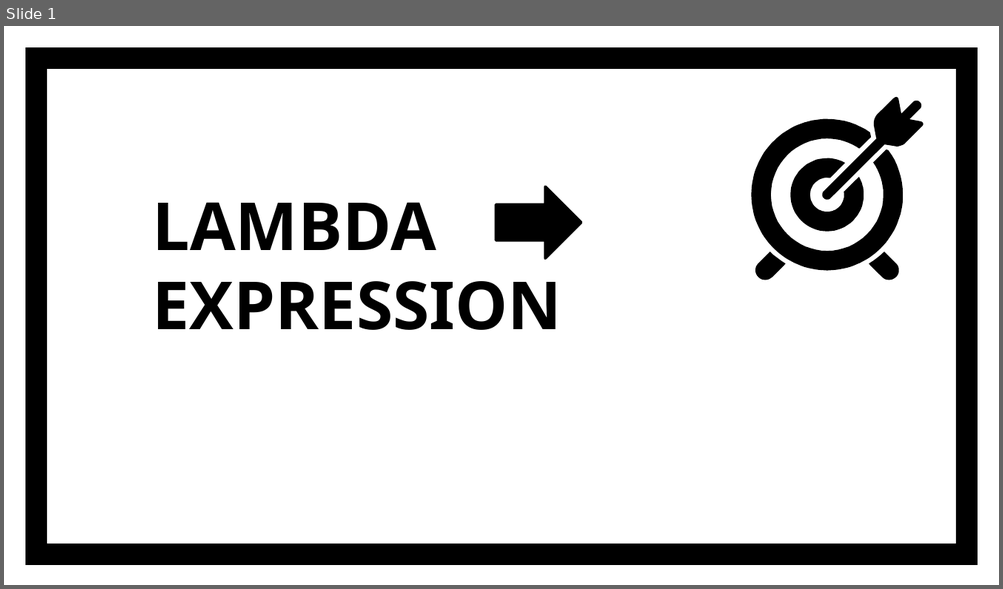
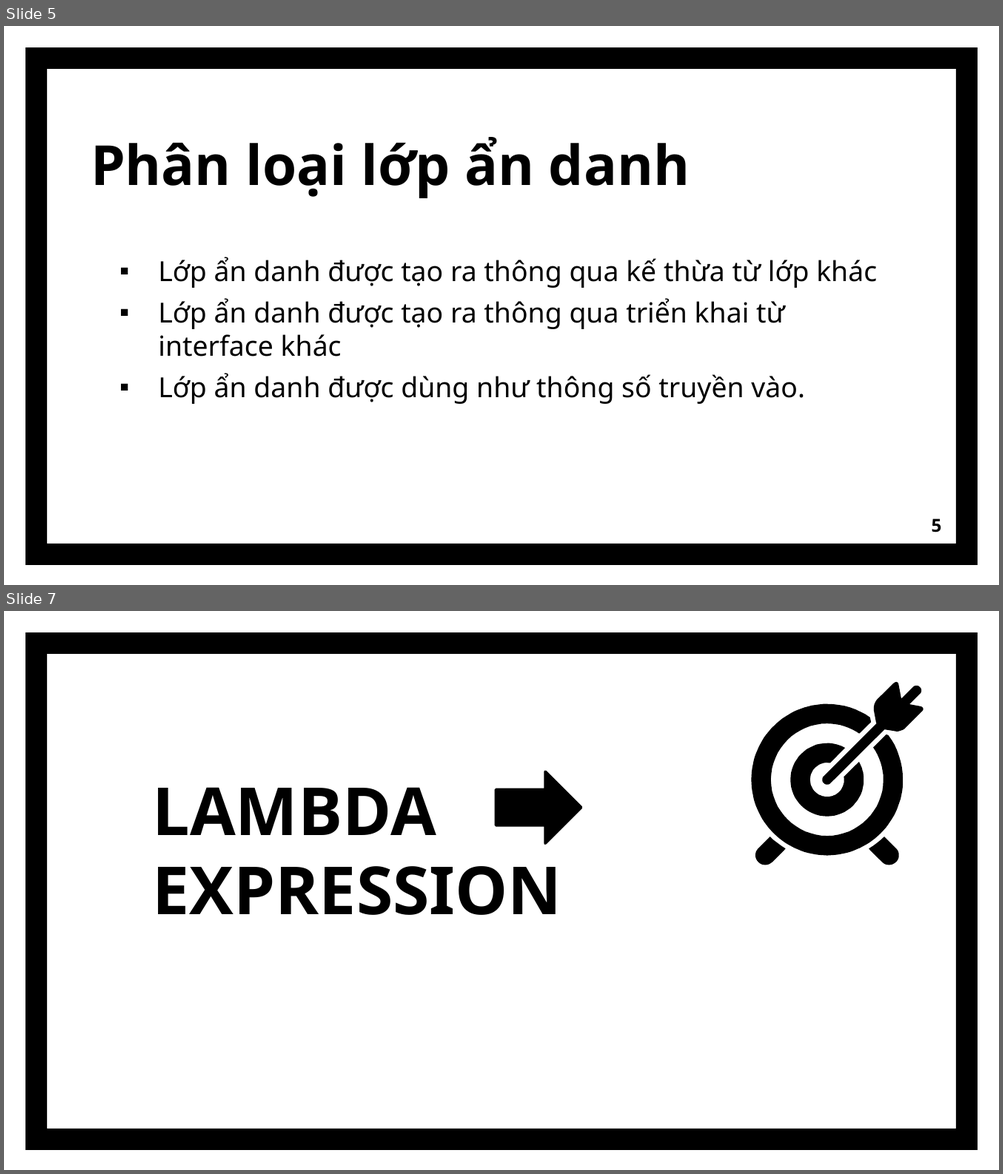
Before and after one commit to GiaHao810/Nhom3, a slide deck: ProjectNhom3/src/baocaogiuaki/lambda/Lambda.pptx. Shown one above the other, each under a label of ours: slide 1 before the commit, slides 5 and 7 after it; the slides between them are not shown. The pictures are 1003x589 and 1003x1174 pixels, drawn with LibreOffice and Linux fonts; fonts in the diff are those of the drawing. Boxes give left, top, right and bottom in pixels: in the first picture for what was removed or moved away, otherwise in the second. Text is boxed around its words. In the diff, an @@ line names an element or a change of style, - is before the commit and + after.

```diff
--- a/ProjectNhom3/src/baocaogiuaki/lambda/Lambda.pptx
+++ b/ProjectNhom3/src/baocaogiuaki/lambda/Lambda.pptx
@@ slide 5 added at box(4, 26, 999, 585), background #FFFFFF; not listed: 1 template element that a slide beside it also shows @@
@@ title added at box(91, 137, 689, 198), 40 pt, text #000000, bold @@
+Phân loại lớp ẩn danh
@@ text added at box(158, 257, 876, 404), 20 pt, text #000000 @@
+▪ Lớp ẩn danh được tạo ra thông qua kế thừa từ lớp khác
+▪ Lớp ẩn danh được tạo ra thông qua triển khai từ interface khác
+▪ Lớp ẩn danh được dùng như thông số truyền vào.
@@ page number added at box(931, 519, 942, 533), 13 pt, text #000000, bold @@
+5
@@ what was slide 1 is now slide 7 @@
```
Also in this commit, not shown: 5 other slides added, 7 other files.
